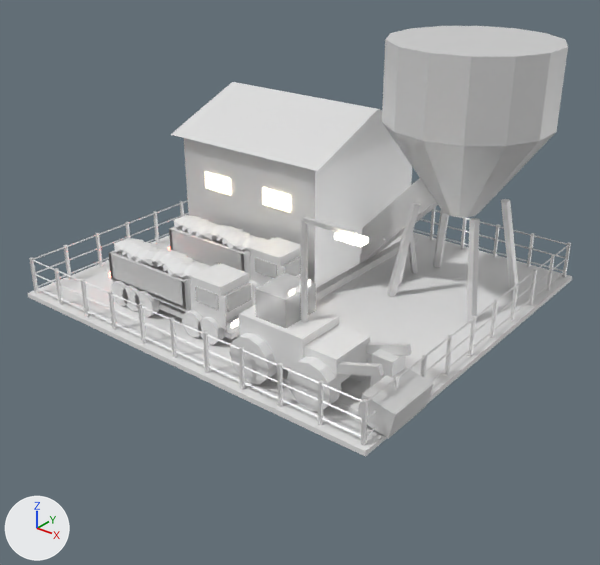
What one commit did to the FBX model Assets/Art/KayseriIsland/Models/Coal/Phase3/Haul_P3.fbx.
One viewpoint serves both versions: a 50 mm lens placed at (0.0, -8.1, 35.5), pointed at (-27.0, 25.7, 14.6). Every picture has the same lights, and +X, +Y and +Z are marked at lower left. The first picture is the older version. Where no turn or scale is listed for an object, it has been applied to the vertices. Vertices at exactly the same position are counted once.

Names of what the first picture shows: 'Haul.Conv', 'Haul.Fence', 'Haul.Hopper', 'Haul.Lamp0', 'Haul.Loader', 'Haul.Parked0', 'Haul.Parked1', 'Haul.Weighbridge', 'Haul.Workshop', 'Haul.Yard'.
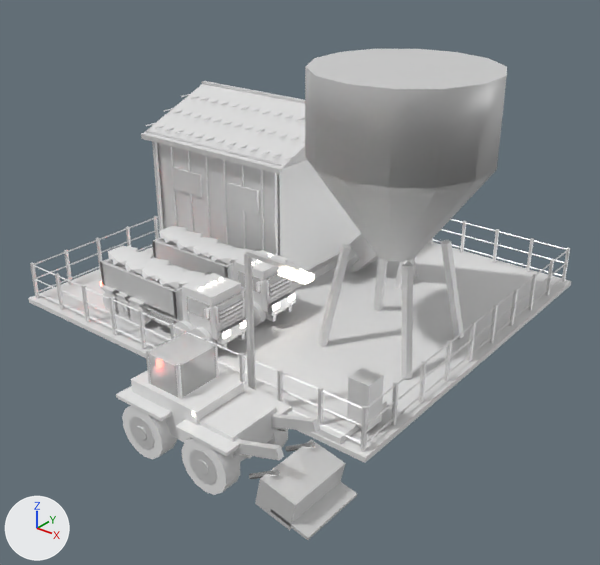
Boxes (x1, y1, x2, y2) around the edits, measured in the pictures (600 x 565 px; the box of a moved part takes in the faces that stretch with it):
'Haul.Hopper', shading changed, moved: before (382, 26, 568, 323); after (305, 49, 507, 380)
'Haul.Yard', moved: before (28, 232, 572, 457); after (28, 242, 571, 463)
'Haul.Workshop', reshaped, moved: before (171, 82, 418, 301); after (141, 81, 361, 291)
'Haul.Loader', reshaped, moved (17% wider, 26% taller): before (229, 273, 434, 439); after (116, 330, 357, 540)
'Haul.Fence', moved: before (29, 200, 571, 445); after (30, 216, 570, 452)
'Haul.Parked1', moved: before (108, 238, 253, 345); after (100, 246, 246, 350)
'Haul.Parked0', moved: before (168, 215, 311, 306); after (152, 226, 296, 327)
'Haul.Weighbridge', moved: before (270, 349, 406, 415); after (245, 356, 387, 445)
'Haul.Conv', moved: before (359, 178, 438, 284); after (349, 234, 417, 289)
part 2 of me_haul_workshop_001, added: after (141, 81, 309, 255)
part 3 of me_haul_loader_001, added: after (244, 385, 292, 417)
part 4 of me_haul_loader_001, added: after (189, 449, 218, 484)
part 5 of me_haul_loader_001, added: after (197, 460, 209, 475)
part 6 of me_haul_loader_001, added: after (129, 416, 154, 449)
part 7 of me_haul_loader_001, added: after (136, 426, 147, 440)
part 8 of me_haul_loader_001, added: after (175, 420, 242, 456)
part 9 of me_haul_loader_001, added: after (116, 386, 172, 422)
part 10 of me_haul_loader_001, added: after (213, 343, 219, 377)
part 11 of me_haul_loader_001, added: after (176, 364, 183, 399)
part 12 of me_haul_loader_001, added: after (146, 350, 151, 384)
part 13 of me_haul_loader_001, added: after (271, 427, 289, 432)
part 14 of me_haul_loader_001, added: after (285, 442, 315, 452)
part 15 of me_haul_loader_001, added: after (234, 453, 252, 458)
part 16 of me_haul_loader_001, added: after (249, 470, 279, 479)
part 17 of me_haul_loader_001, moved or reshaped: before (229, 330, 372, 412); after (122, 406, 288, 495)
part 18 of me_haul_loader_001, added: after (271, 482, 357, 540)

What changed in the scene script:
```text
Change me_haul_workshop_001:
    remove me_haul_workshop_001.from_pydata(...)  # 62 vertices, 92 faces; spans x -6.1..6.1, y -6.1..6.1, z 0.0..10.92
    add me_haul_workshop_001.from_pydata(...)  # 1118 vertices, 1676 faces; spans x -6.17..6.17, y -6.17..6.17, z 0.0..11.02
    me_haul_workshop_001 part 2: 816 vertices added at x -6.17..6.17, y -6.17..6.17, z 0.5..11.02
    other edits to the shape of me_haul_workshop_001 do not show in these pictures
    add me_haul_workshop_001.materials.append(mat_steel)  # white #e7e7e7
Change me_haul_loader_001:
    remove me_haul_loader_001.from_pydata(...)  # 144 vertices, 248 faces; spans x -3.35..6.69, y -2.05..2.05, z 0.0..5.1
    add me_haul_loader_001.from_pydata(...)  # 524 vertices, 908 faces; spans x -3.5..7.34, y -2.12..2.12, z 0.0..5.2
    me_haul_loader_001 part 3: a new loose piece, a box spanning x 0.4..3.4, y 1.08..2.12, z 2.66..2.84, in mat_yellow (white #e7e7e7)
    me_haul_loader_001 part 4: a new loose piece, a 12-sided cylinder along y spanning x 1.06..2.74, y -2.08..-1.12, z 0.51..2.19, in mat_steel_dk (white #e7e7e7)
    me_haul_loader_001 part 5: a new loose piece, a 10-sided cylinder along y spanning x 1.57..2.23, y -2.11..-1.09, z 1.0..1.7, in mat_steel_lt (white #e7e7e7)
    me_haul_loader_001 part 6: a new loose piece, a 12-sided cylinder along y spanning x -2.84..-1.16, y -2.08..-1.12, z 0.51..2.19, in mat_steel_dk (white #e7e7e7)
    me_haul_loader_001 part 7: a new loose piece, a 10-sided cylinder along y spanning x -2.33..-1.67, y -2.11..-1.09, z 1.0..1.7, in mat_steel_lt (white #e7e7e7)
    me_haul_loader_001 part 8: a new loose piece, a box spanning x 0.4..3.4, y -2.12..-1.08, z 2.66..2.84, in mat_yellow (white #e7e7e7)
    me_haul_loader_001 part 9: a new loose piece, a box spanning x -3.5..-0.5, y -2.12..-1.08, z 2.66..2.84, in mat_yellow (white #e7e7e7)
    me_haul_loader_001 part 10: a new loose piece, a box spanning x -0.32..-0.18, y 1.08..1.22, z 3.4..5.2, in mat_steel_dk (white #e7e7e7)
    me_haul_loader_001 part 11: a new loose piece, a box spanning x -0.32..-0.18, y -1.22..-1.08, z 3.4..5.2, in mat_steel_dk (white #e7e7e7)
    me_haul_loader_001 part 12: a new loose piece, a box spanning x -2.22..-2.08, y -1.22..-1.08, z 3.4..5.2, in mat_steel_dk (white #e7e7e7)
    me_haul_loader_001 part 13: a new loose piece of 16 vertices spanning x 1.31..3.89, y 1.04..1.36, z 1.54..2.56, in mat_chrome (white #e7e7e7)
    me_haul_loader_001 part 14: a new loose piece of 16 vertices spanning x 3.81..5.39, y 1.07..1.33, z 1.19..2.31, in mat_chrome (white #e7e7e7)
    me_haul_loader_001 part 15: a new loose piece of 16 vertices spanning x 1.31..3.89, y -1.36..-1.04, z 1.54..2.56, in mat_chrome (white #e7e7e7)
    me_haul_loader_001 part 16: a new loose piece of 16 vertices spanning x 3.81..5.39, y -1.33..-1.07, z 1.19..2.31, in mat_chrome (white #e7e7e7)
    me_haul_loader_001 part 17: 20 vertices moved from x -3.17..3.07, y -2.05..2.05, z 0.18..2.52 to x -3.06..3.22, y -2.05..2.05, z 0.13..2.57; 60 vertices removed from x -3.35..3.25, y -2.05..2.05, z 0.18..2.52; 76 vertices added at x -3.32..3.22, y -2.05..2.05, z 0.13..2.57
    me_haul_loader_001 part 18: 8 vertices added at x 5.36..7.34, y -1.7..1.7, z 0.13..0.71
    other edits to the shape of me_haul_loader_001 do not show in these pictures
    add me_haul_loader_001.materials.append(mat_steel_lt)  # white #e7e7e7
    add me_haul_loader_001.materials.append(mat_chrome)  # white #e7e7e7
    add me_haul_loader_001.materials.append(mat_headlight)  # white #e7e7e7, glowing pale yellow #fff6da
    add me_haul_loader_001.materials.append(mat_taillight)  # white #e7e7e7, glowing red #ff593f
Change me_haul_hopper_001:
    where me_haul_hopper_001.from_pydata(...)  # 82 vertices, 168 faces; spans x -4.9..4.9, y -5.0..5.0, z -0.1..15.6
    me_haul_hopper_001 part 1: all faces are now shaded smooth (168 of 168 changed)
Change ob_haul_workshop:
    ob_haul_workshop.location: (-34.0, 34.5, 11.89) -> (-36.51, 34.2, 11.53)
Change ob_haul_conv:
    ob_haul_conv.location: (0.0, 0.0, 11.59) -> (0.0, 0.0, 11.23)
Change ob_haul_fence:
    ob_haul_fence.location: (0.0, 0.0, 11.59) -> (0.0, 0.0, 11.23)
Change ob_haul_parked1:
    ob_haul_parked1.location: (-33.0, 22.0, 11.89) -> (-33.0, 21.3, 11.53)
Change ob_haul_loader:
    ob_haul_loader.location: (-23.0, 21.0, 11.89) -> (-23.0, 13.72, 11.53)
Change ob_haul_weighbridge:
    ob_haul_weighbridge.location: (0.0, 0.0, 11.59) -> (0.0, -1.95, 11.23)
Change ob_haul_hopper:
    ob_haul_hopper.location: (-22.0, 35.0, 11.89) -> (-22.0, 27.85, 11.53)
Change ob_haul_yard:
    ob_haul_yard.location: (0.0, 0.0, 11.59) -> (0.0, 0.0, 11.23)
Change ob_haul_parked0:
    ob_haul_parked0.location: (-33.0, 27.0, 11.89) -> (-33.0, 25.52, 11.53)
```
